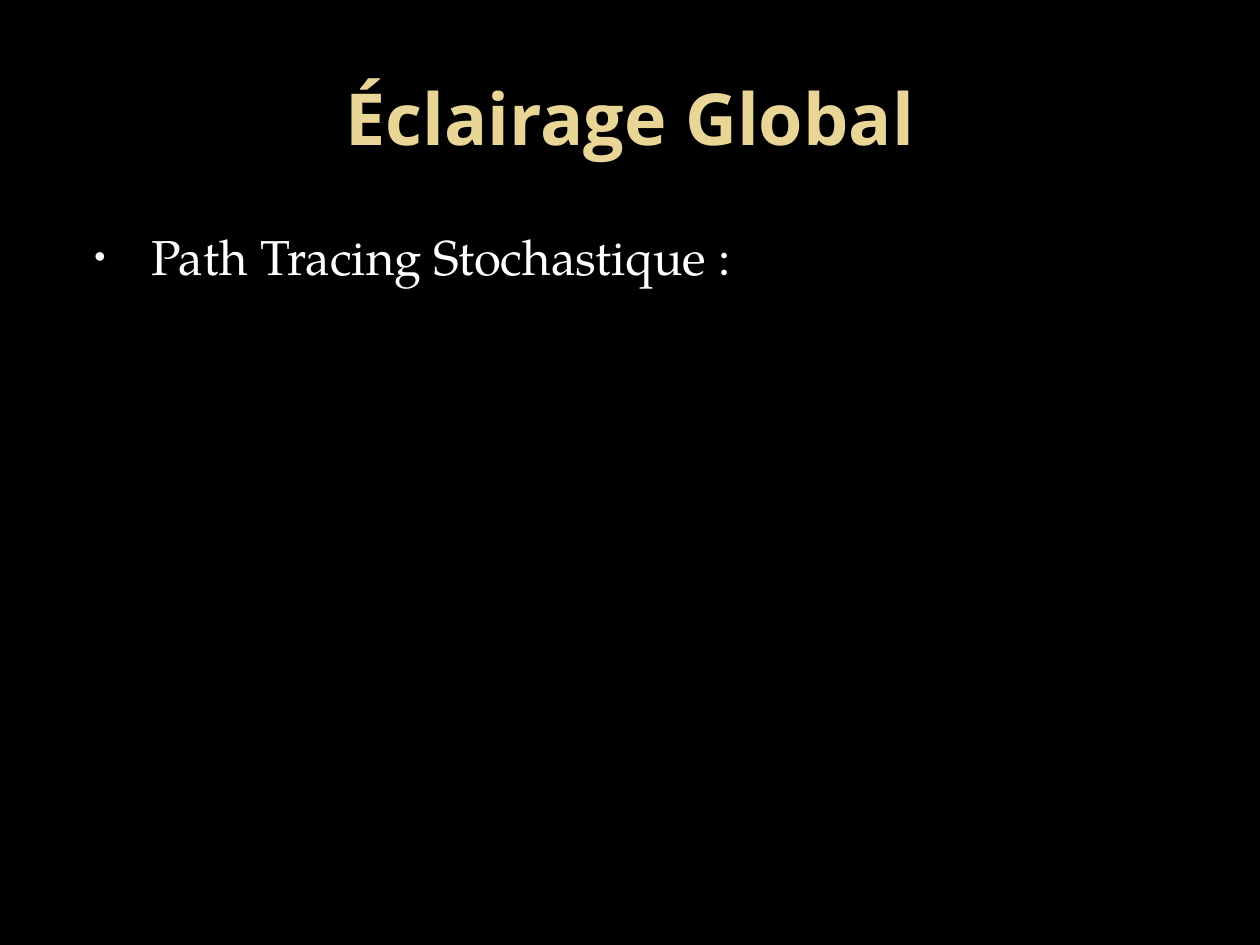
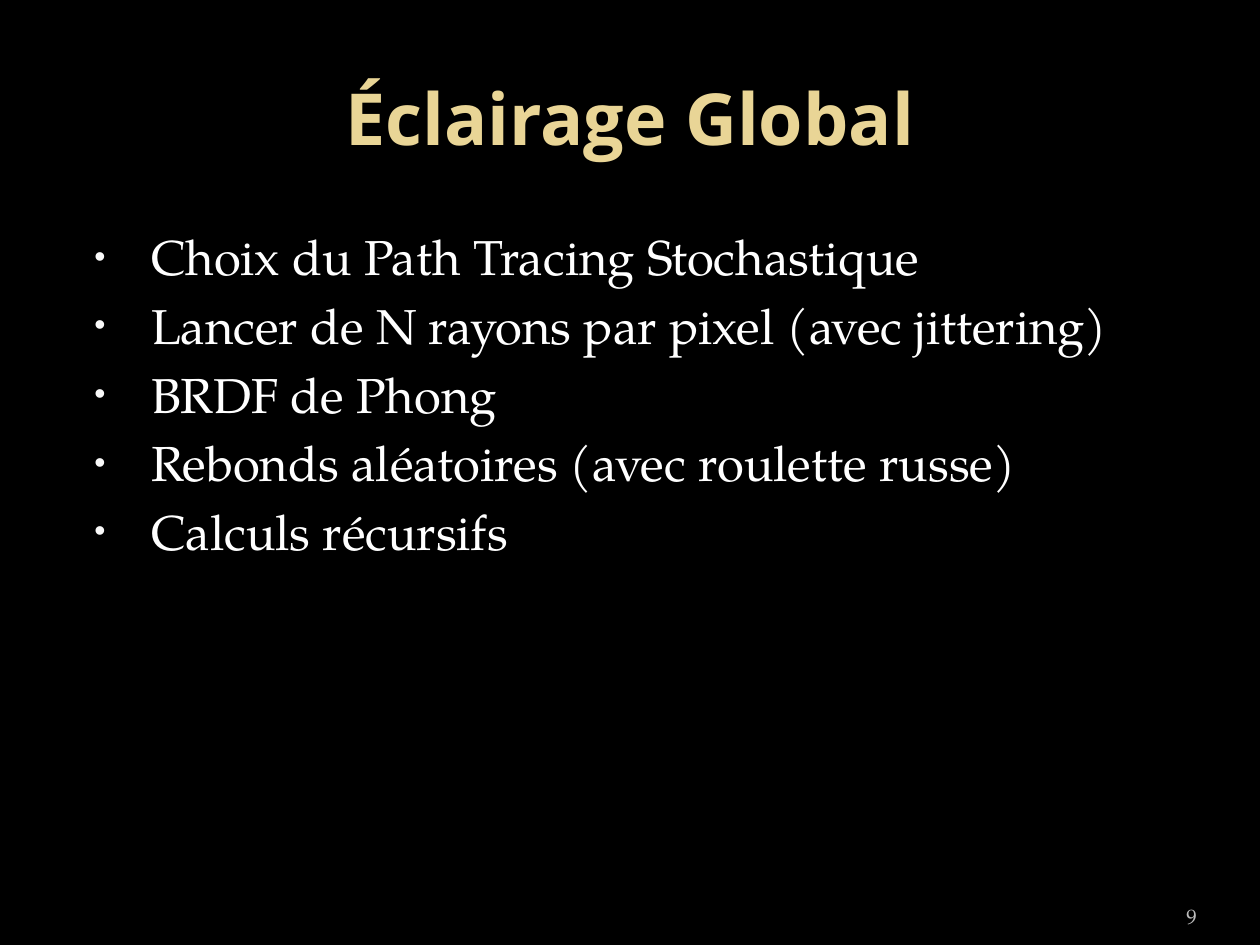
Before and after one commit to ArnaudDouceur/3D-Ray-Tracing-Engine, a slide deck: slide 9 of Soutenance 3D/infsi350_douceur_ross.pptx (slide 10 before the commit). Drawn at 1260x945 pixels with LibreOffice and Linux fonts; fonts in the diff are those of the drawing. Boxes give left, top, right and bottom in pixels: in the first picture for what was removed or moved away, otherwise in the second. Text is boxed around its words. In the diff, an @@ line names an element or a change of style, - is before the commit and + after.

```diff
--- a/Soutenance 3D/infsi350_douceur_ross.pptx
+++ b/Soutenance 3D/infsi350_douceur_ross.pptx
@@ text at [151,239,1107,551]: text changed @@
-• Path Tracing Stochastique :
+• Choix du Path Tracing Stochastique
+• Lancer de N rayons par pixel (avec jittering)
+• BRDF de Phong
+• Rebonds aléatoires (avec roulette russe)
+• Calculs récursifs
@@ page number added at [1186,909,1196,925], 12 pt, text #BDBDBD @@
+9
```
Also in this commit, not shown: 11 other slides changed, 2 slides removed.
